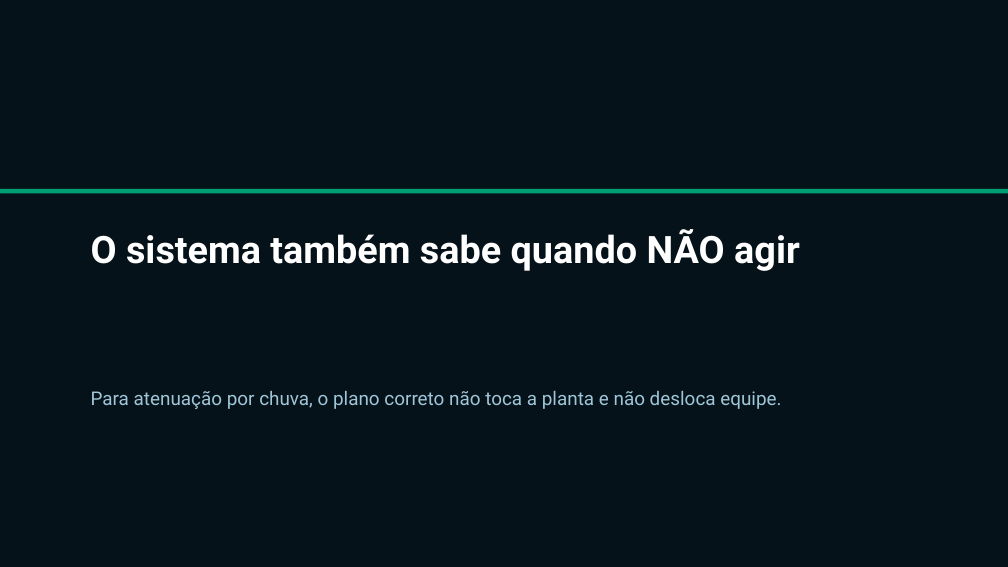
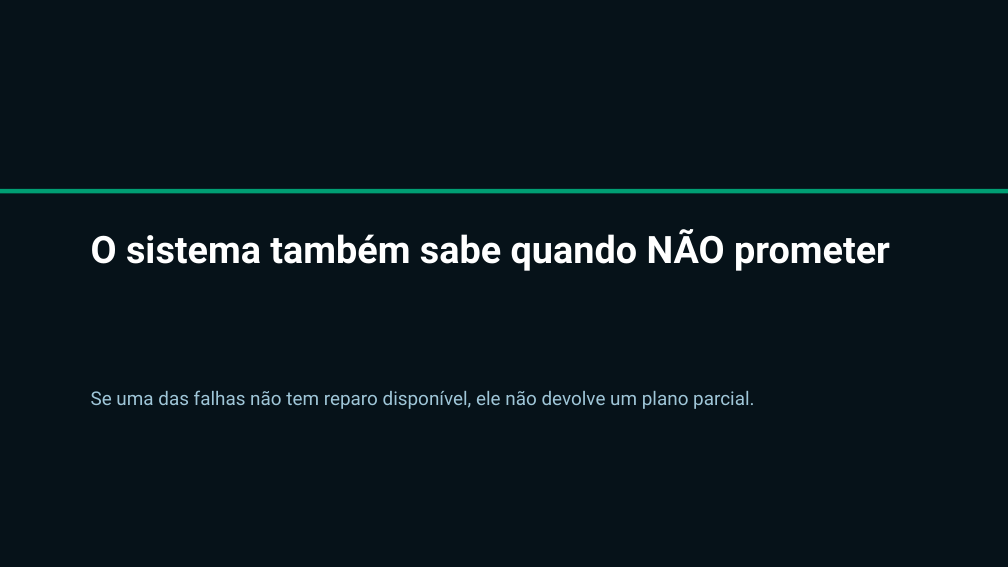
Before and after one commit to fsd-dantas/ai4systems, a slide deck: slide 37 of docs/presentation/ai-for-smartgrids-apresentacao.pptx (slide 36 before the commit). Drawn at 1008x567 pixels with LibreOffice and Linux fonts; fonts in the diff are those of the drawing. Boxes give left, top, right and bottom in pixels: in the first picture for what was removed or moved away, otherwise in the second. Text is boxed around its words. In the diff, an @@ line names an element or a change of style, - is before the commit and + after.

```diff
--- a/docs/presentation/ai-for-smartgrids-apresentacao.pptx
+++ b/docs/presentation/ai-for-smartgrids-apresentacao.pptx
@@ text at [91, 229, 890, 271]: text changed @@
-O sistema também sabe quando NÃO agir
+O sistema também sabe quando NÃO prometer
@@ text at [91, 390, 754, 409]: text changed @@
-Para atenuação por chuva, o plano correto não toca a planta e não desloca equipe.
+Se uma das falhas não tem reparo disponível, ele não devolve um plano parcial.
```
Also in this commit, not shown: 19 other slides changed, 1 slide added, 2 other files.
